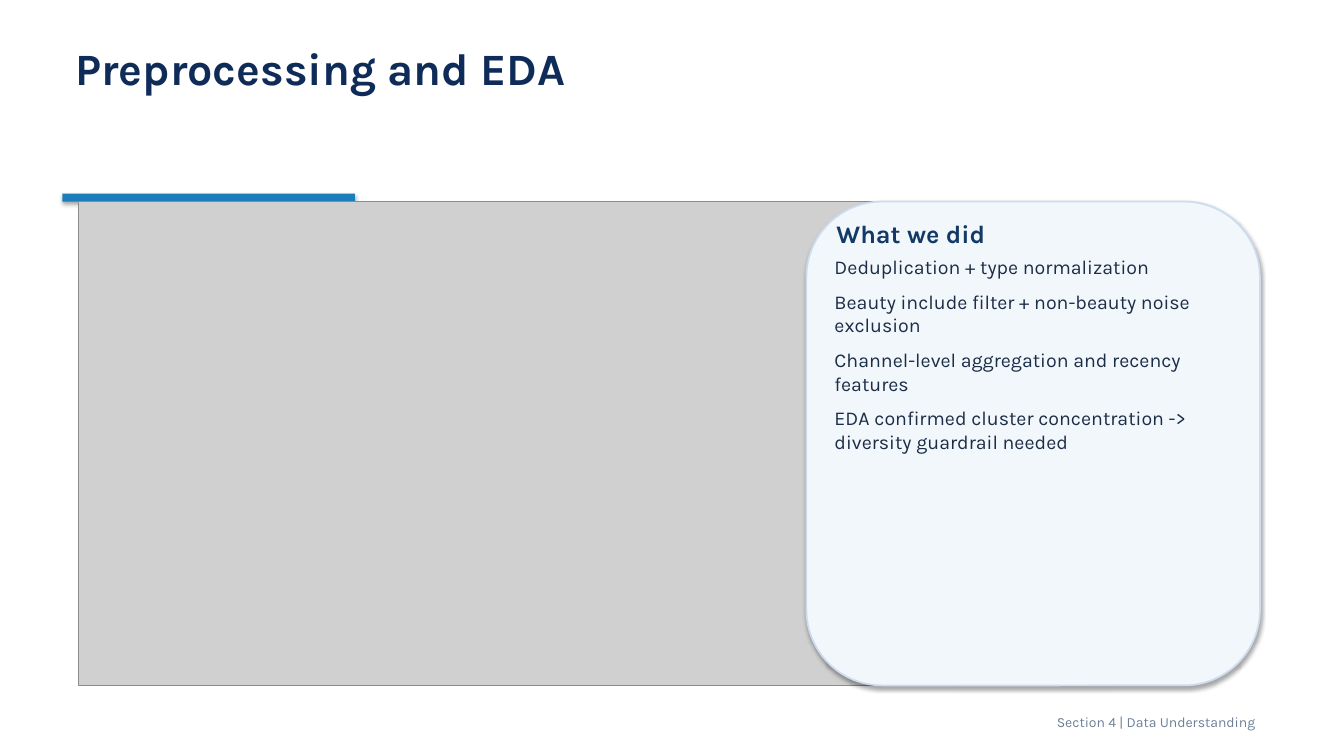
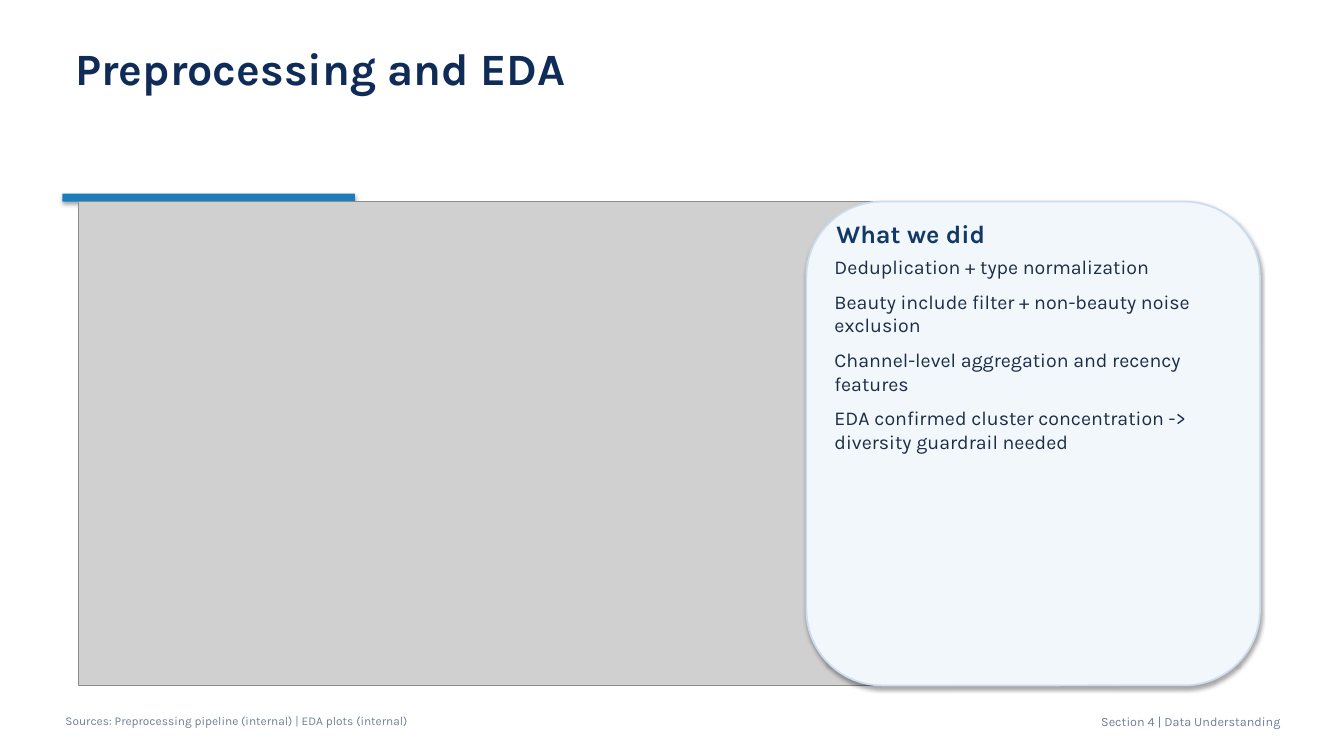
Before and after one commit to AliceEom/AI_MCN, a slide deck: slide 7 of slides/AI_MCN_Final_Presentation_EN.pptx. Drawn at 1344x756 pixels with LibreOffice and Linux fonts; fonts in the diff are those of the drawing; grey boxes stand for pictures. Boxes give left, top, right and bottom in pixels: in the first picture for what was removed or moved away, otherwise in the second. Text is boxed around its words. In the diff, an @@ line names an element or a change of style, - is before the commit and + after.

Commit message:
Expand research references and add per-slide source links

```diff
--- a/slides/AI_MCN_Final_Presentation_EN.pptx
+++ b/slides/AI_MCN_Final_Presentation_EN.pptx
@@ text added at <box>65,716,407,728</box>, 8.5 pt, text #6E8098 @@
+Sources: Preprocessing pipeline (internal) | EDA plots (internal)
@@ text "Section 4 | Data Understanding": place and size @@
-text "Section 4 | Data Understanding" at <box>1057,717,1255,731</box>
+text "Section 4 | Data Understanding" at <box>1101,717,1280,729</box>
@@ text "Section 4 | Data Understanding" at <box>1101,717,1280,729</box>: size 10 to 9 pt @@
```
Also in this commit, not shown: 14 other slides changed, 2 other files.
